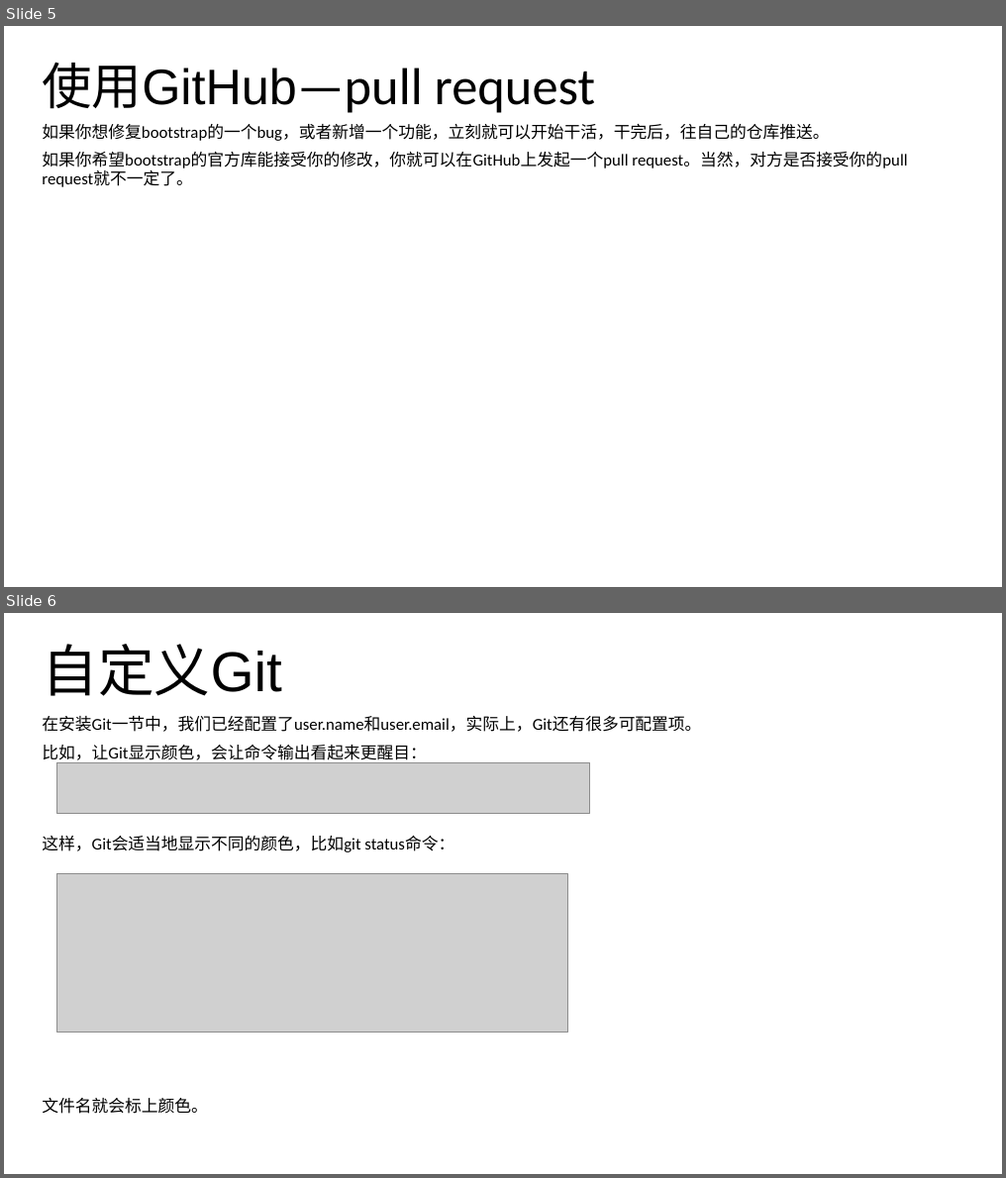
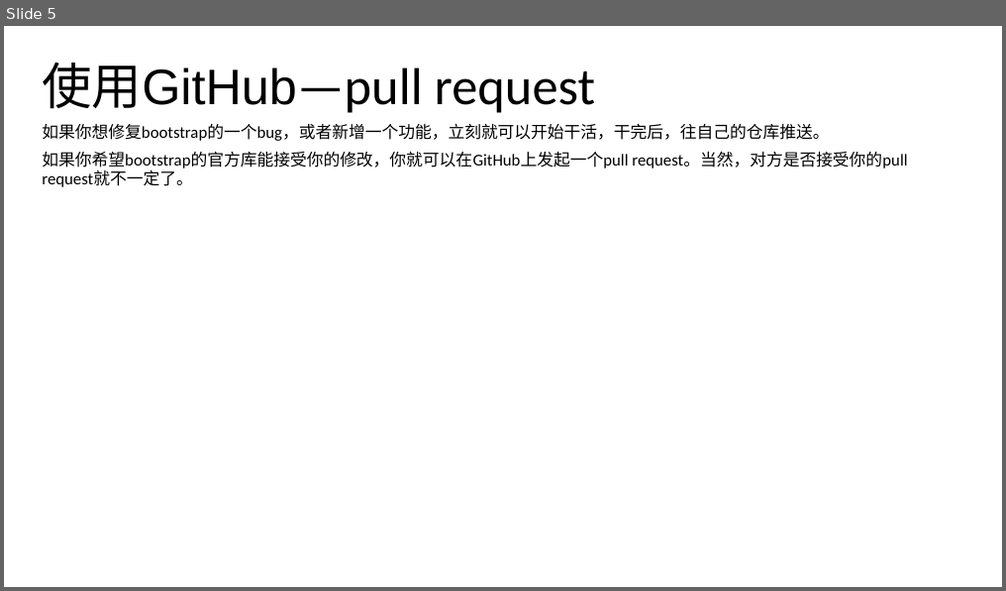
Before and after one commit to noprom/shandong, a slide deck: doc/ppt/迪力尼亚.pptx. Shown one above the other, each under a label of ours: slides 5 and 6 before the commit, slide 5 after it. The pictures are 1006x1178 and 1006x591 pixels, drawn with LibreOffice and Linux fonts; fonts in the diff are those of the drawing; grey boxes stand for pictures. Boxes give left, top, right and bottom in pixels: in the first picture for what was removed or moved away, otherwise in the second. Text is boxed around its words. In the diff, an @@ line names an element or a change of style, - is before the commit and + after.

```diff
--- a/doc/ppt/迪力尼亚.pptx
+++ b/doc/ppt/迪力尼亚.pptx
@@ slide 6 removed at <box>4,613,1002,1174</box>, background #FFFFFF @@
@@ title removed at <box>42,644,281,696</box> @@
-自定义Git
@@ subtitle removed at <box>42,716,701,763</box> @@
-在安装Git一节中，我们已经配置了user.name和user.email，实际上，Git还有很多可配置项。
-比如，让Git显示颜色，会让命令输出看起来更醒目：
@@ picture removed at <box>56,762,590,814</box> @@
@@ text removed at <box>42,836,454,853</box> @@
-这样，Git会适当地显示不同的颜色，比如git status命令：
@@ picture removed at <box>56,874,567,1032</box> @@
@@ text removed at <box>42,1098,207,1114</box> @@
-文件名就会标上颜色。
```
Also in this commit, not shown: 8 slides added.
